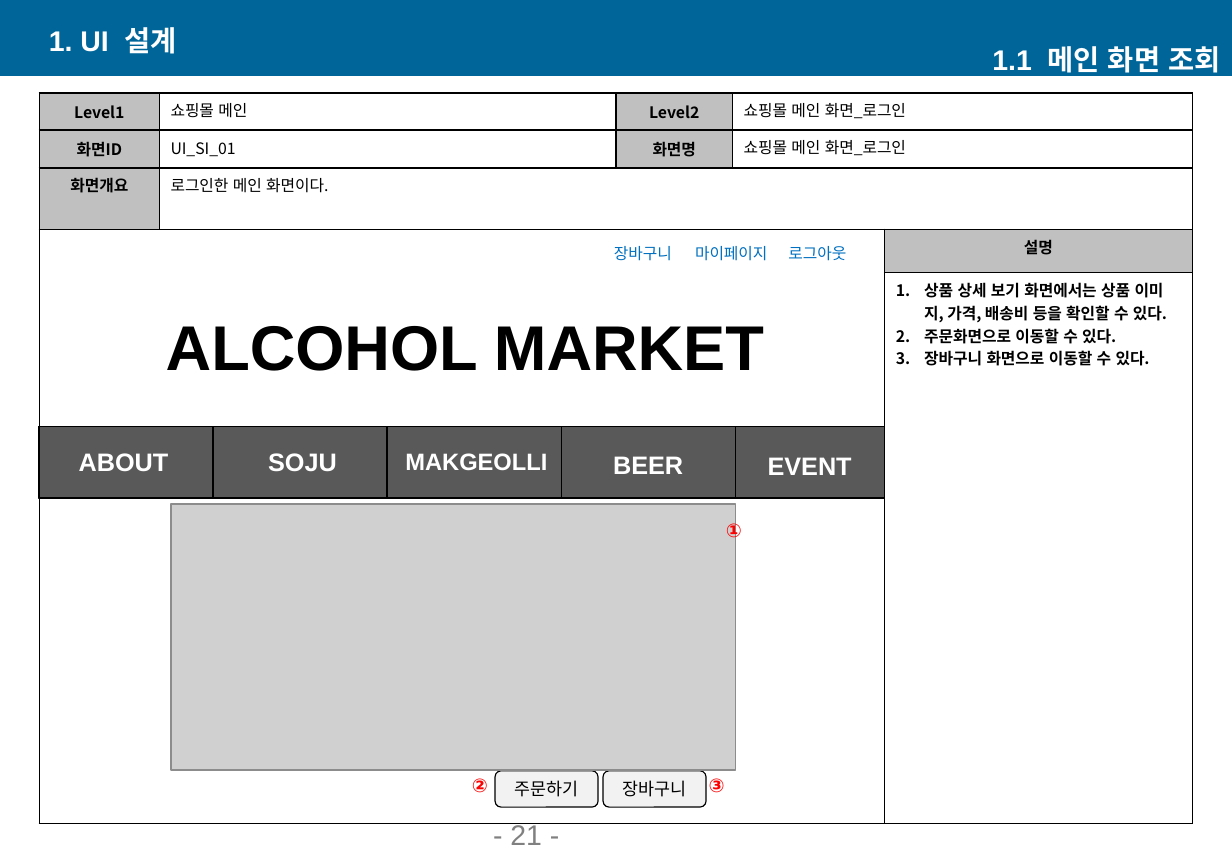
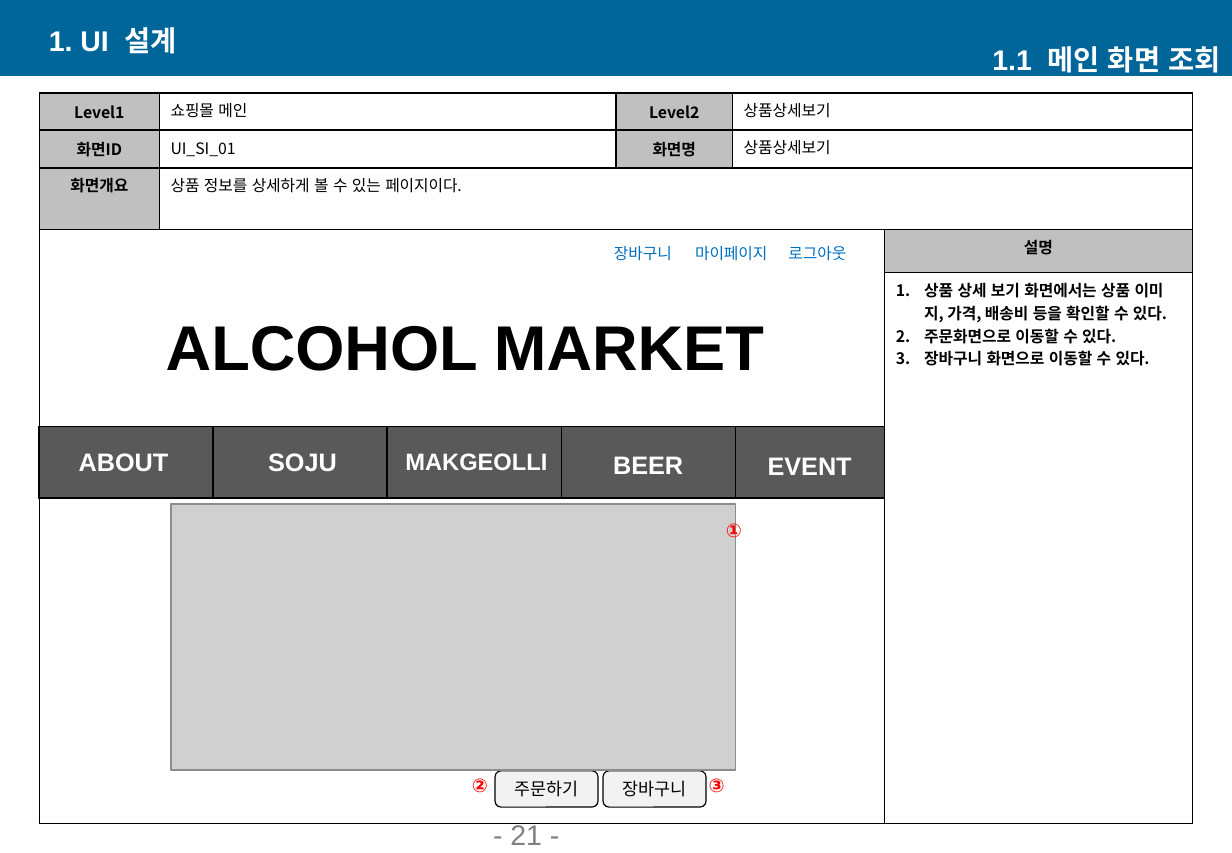
Before and after one commit to ki-mii/ezen_prj, a slide deck: slide 22 of 쇼핑몰관리_UI설계서.pptx. Drawn at 1232x853 pixels with LibreOffice and Linux fonts; fonts in the diff are those of the drawing; grey boxes stand for pictures. Boxes give left, top, right and bottom in pixels: in the first picture for what was removed or moved away, otherwise in the second. Text is boxed around its words. In the diff, an @@ line names an element or a change of style, - is before the commit and + after.

```diff
--- a/쇼핑몰관리_UI설계서.pptx
+++ b/쇼핑몰관리_UI설계서.pptx
@@ table at (x1=40, y1=93, x2=1194, y2=825) @@
-row 1, column 4: 쇼핑몰 메인 화면_로그인
+row 1, column 4: 상품상세보기
-row 2, column 4: 쇼핑몰 메인 화면_로그인
+row 2, column 4: 상품상세보기
-row 3, column 2: 로그인한 메인 화면이다.
+row 3, column 2: 상품 정보를 상세하게 볼 수 있는 페이지이다.
```
Also in this commit, not shown: 19 other slides changed, 3 slides added.
